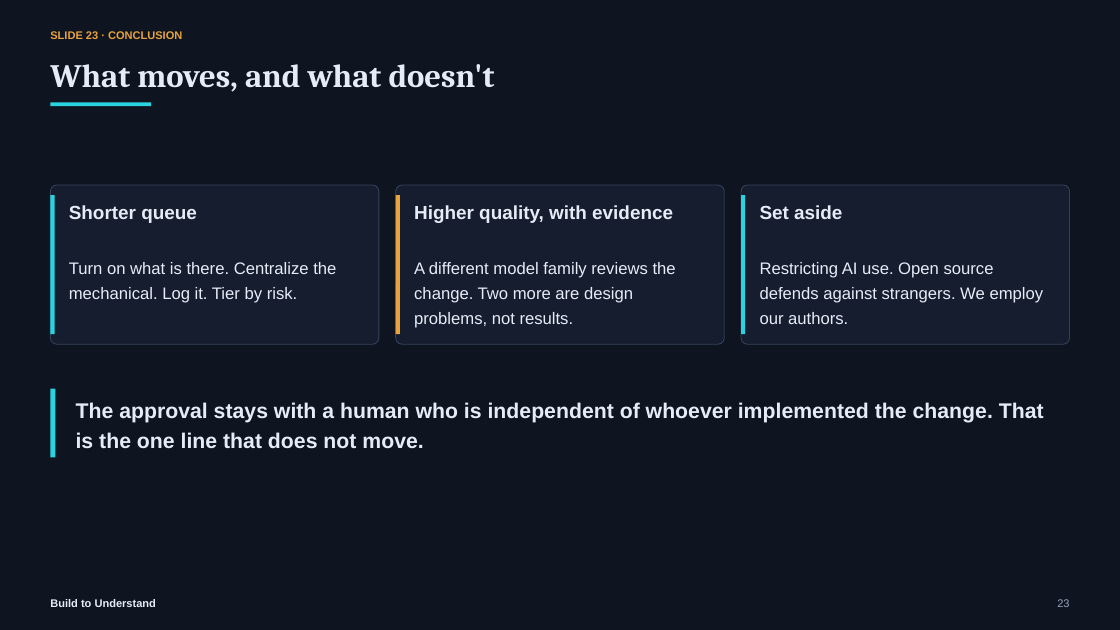
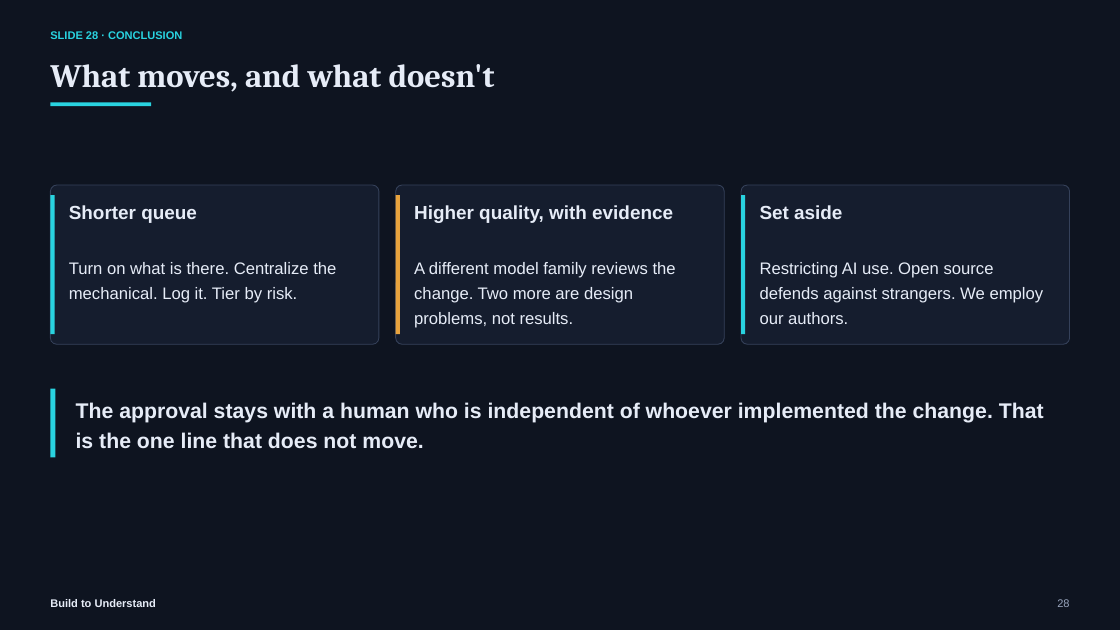
Before and after one commit to svenmalvik/buildtounderstand.org, a slide deck: slide 28 of presentations/what-is-the-second-pair-of-eyes-for.pptx (slide 23 before the commit). Drawn at 1120x630 pixels with LibreOffice and Linux fonts; fonts in the diff are those of the drawing. Boxes give left, top, right and bottom in pixels: in the first picture for what was removed or moved away, otherwise in the second. Text is boxed around its words. In the diff, an @@ line names an element or a change of style, - is before the commit and + after.

```diff
--- a/presentations/what-is-the-second-pair-of-eyes-for.pptx
+++ b/presentations/what-is-the-second-pair-of-eyes-for.pptx
@@ text at (50,31,182,42): text changed; text colour #E8A33D to #29D3E0 @@
-SLIDE 23 · CONCLUSION
+SLIDE 28 · CONCLUSION
```
Also in this commit, not shown: 6 other slides changed, 5 slides added, 4 other files.
